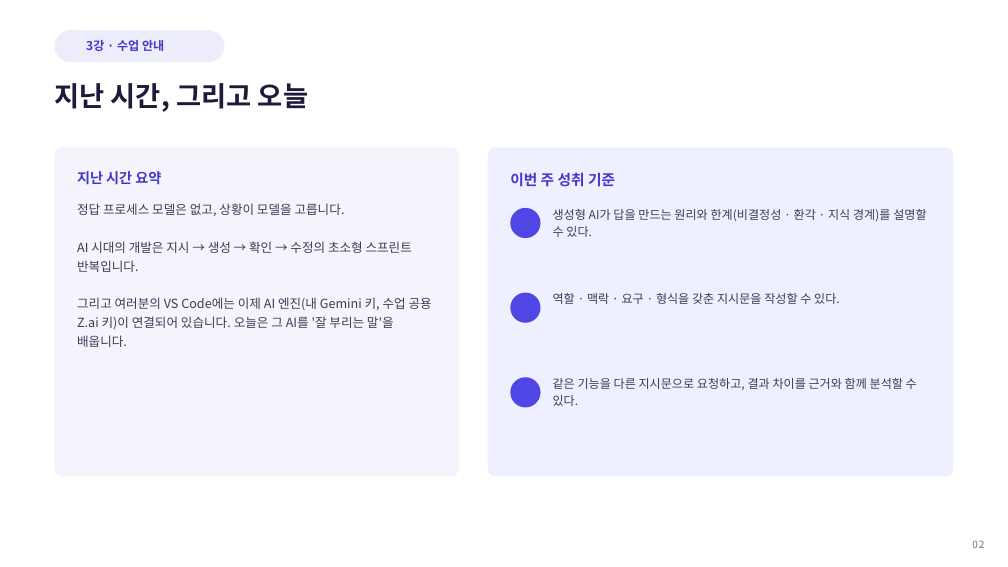
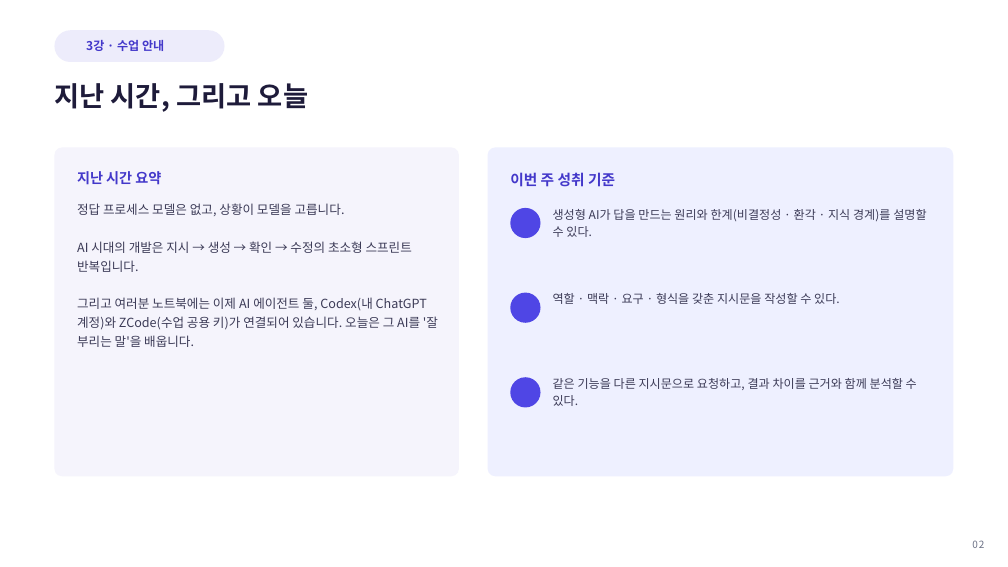
Before and after one commit to Sangdon-Park/Sangdon-Park.github.io, a slide deck: slide 2 of data/생성형 AI 소프트웨어공학/생성형AI소프트웨어공학_3강.pptx. Drawn at 1008x567 pixels with LibreOffice and Linux fonts; fonts in the diff are those of the drawing; background and template pictures are left out. Boxes give left, top, right and bottom in pixels: in the first picture for what was removed or moved away, otherwise in the second. Text is boxed around its words. In the diff, an @@ line names an element or a change of style, - is before the commit and + after.

```diff
--- a/data/생성형 AI 소프트웨어공학/생성형AI소프트웨어공학_3강.pptx
+++ b/data/생성형 AI 소프트웨어공학/생성형AI소프트웨어공학_3강.pptx
@@ text at box(77, 297, 438, 347): text changed @@
-그리고 여러분의 VS Code에는 이제 AI 엔진(내 Gemini 키, 수업 공용 Z.ai 키)이 연결되어 있습니다. 오늘은 그 AI를 '잘 부리는 말'을 배웁니다.
+그리고 여러분 노트북에는 이제 AI 에이전트 둘, Codex(내 ChatGPT 계정)와 ZCode(수업 공용 키)가 연결되어 있습니다. 오늘은 그 AI를 '잘 부리는 말'을 배웁니다.
```
Also in this commit, not shown: 3 other slides changed, 35 other files.
